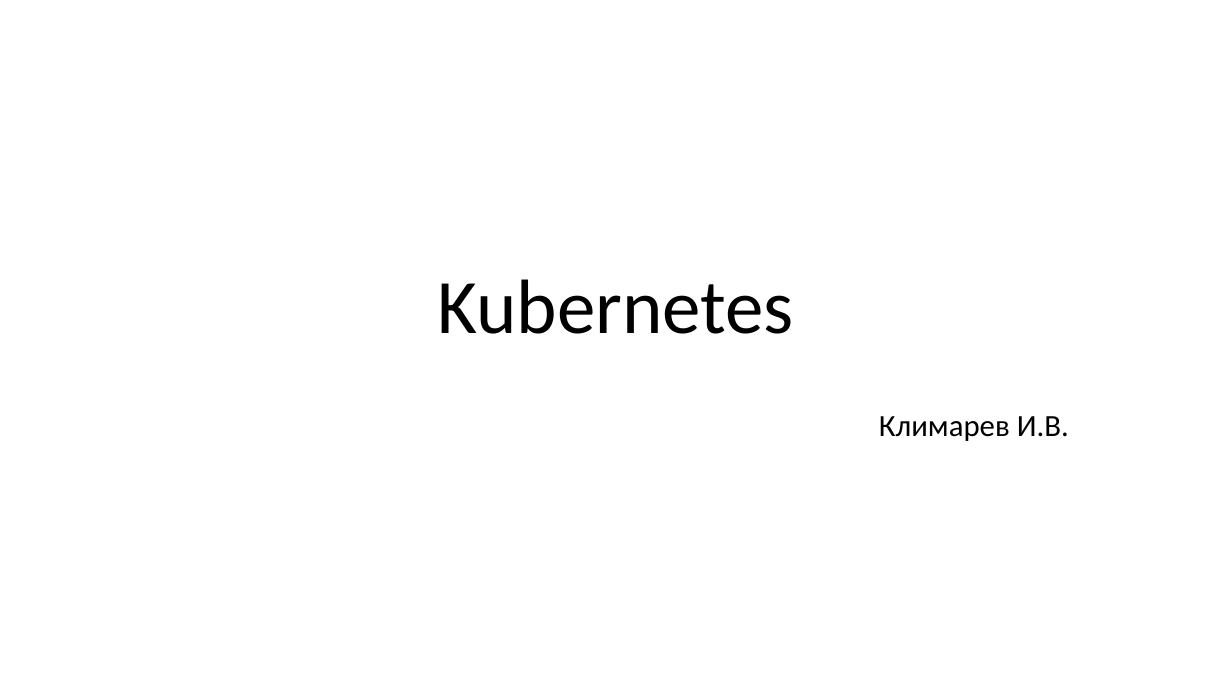
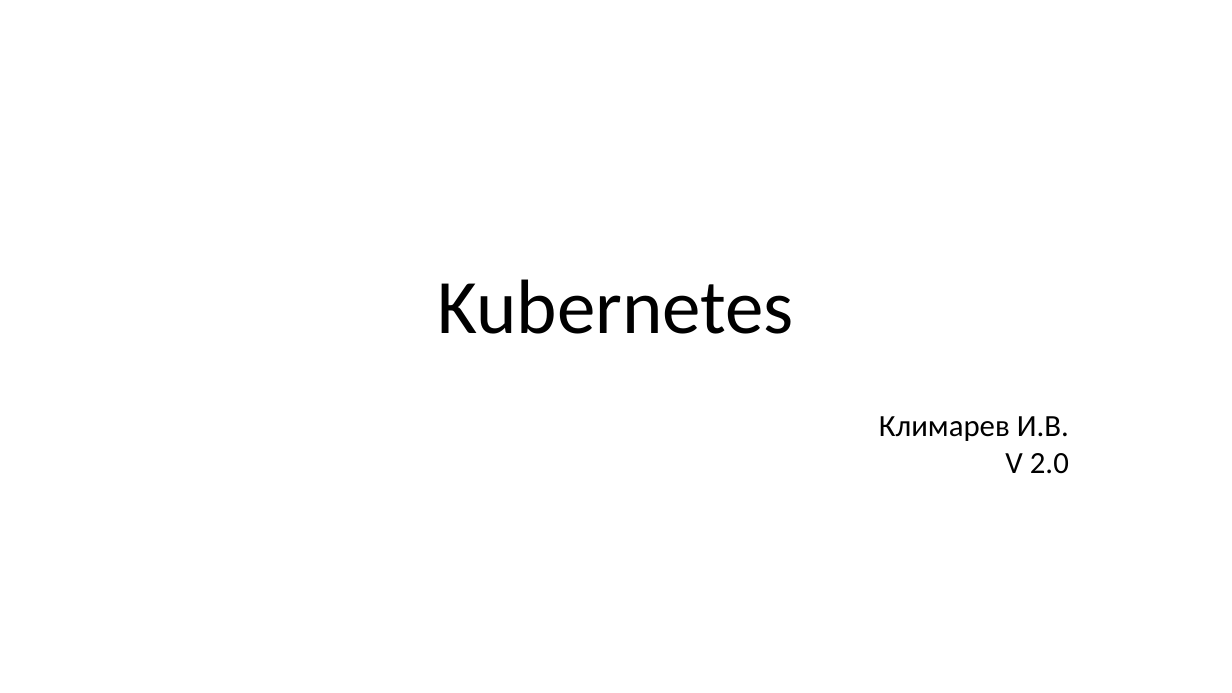
Before and after one commit to Kollekcioner47/k8s, a slide deck: slide 1 of k8s.pptx. Drawn at 1232x693 pixels with LibreOffice and Linux fonts; fonts in the diff are those of the drawing. Boxes give left, top, right and bottom in pixels: in the first picture for what was removed or moved away, otherwise in the second. Text is boxed around its words. In the diff, an @@ line names an element or a change of style, - is before the commit and + after.

```diff
--- a/k8s.pptx
+++ b/k8s.pptx
@@ subtitle at [1005, 453, 1069, 474]: paragraph added @@
+V 2.0
```
Also in this commit, not shown: 4 other slides changed, 51 slides added, 5 slides removed.
